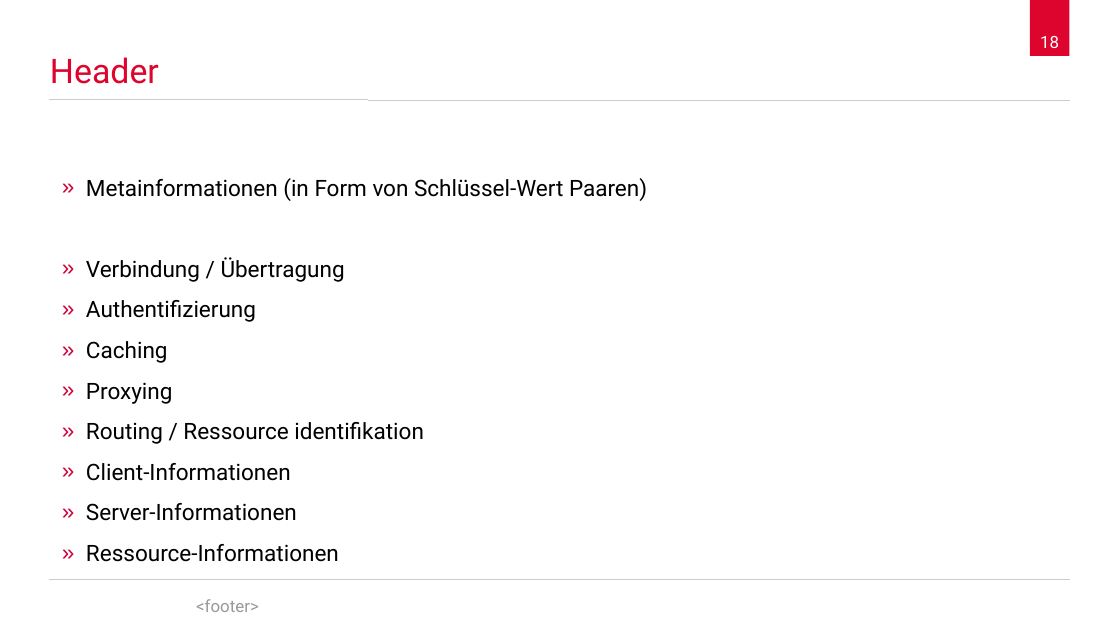
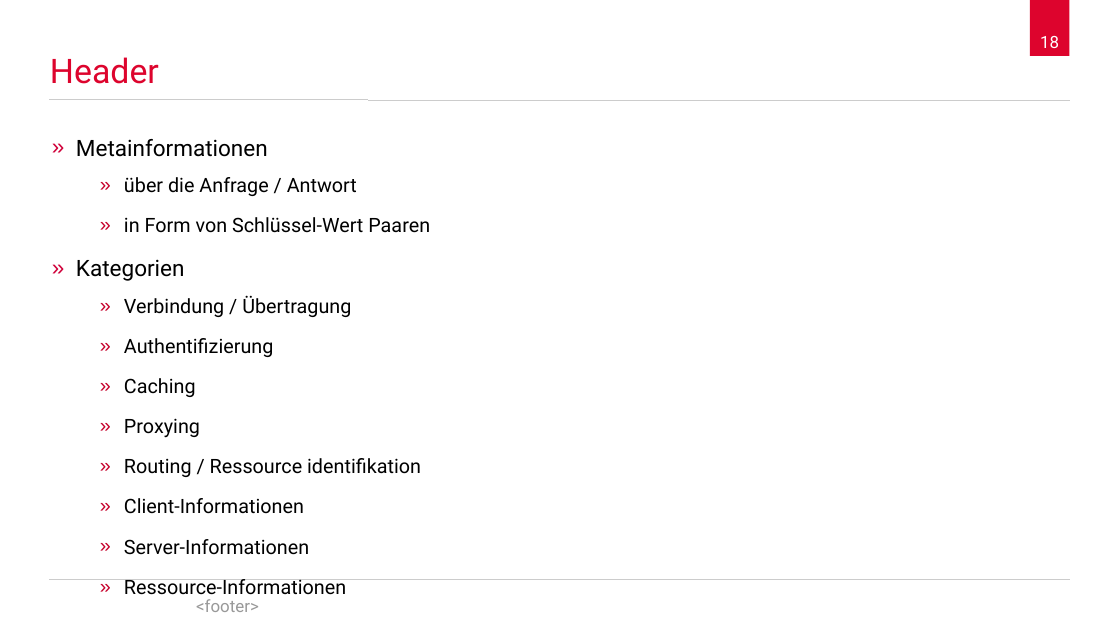
Before and after one commit to spaceone/presentations, a slide deck: slide 18 of hypertext-transfer-protocol/2017-12-05-hypertext-transfer-protocol.odp. Drawn at 1120x630 pixels with LibreOffice and Linux fonts; fonts in the diff are those of the drawing; background and template pictures are left out. Boxes give left, top, right and bottom in pixels: in the first picture for what was removed or moved away, otherwise in the second. Text is boxed around its words. In the diff, an @@ line names an element or a change of style, - is before the commit and + after.

```diff
--- a/hypertext-transfer-protocol/2017-12-05-hypertext-transfer-protocol.odp
+++ b/hypertext-transfer-protocol/2017-12-05-hypertext-transfer-protocol.odp
@@ text "Metainformationen": place and size @@
-text "Metainformationen" at bbox=[86, 178, 647, 562]
+text "Metainformationen" at bbox=[76, 139, 430, 595]
@@ text at bbox=[76, 139, 430, 281]: text changed; size 16 to 14 pt @@
-» Metainformationen (in Form von Schlüssel-Wert Paaren)
+» Metainformationen
+    » über die Anfrage / Antwort
+    » in Form von Schlüssel-Wert Paaren
+» Kategorien
@@ text at bbox=[124, 295, 421, 595]: size 16 to 14 pt in "Verbindung / Übertragung", "Authentifizierung", "Caching", "Proxying" and 4 more places; list level 1 to 3 in "Verbindung / Übertragung"; bullet colour #D0003A to #C7022C; list level 1 to 3 in "Authentifizierung"; list level 1 to 3 in "Caching"; list level 1 to 3 in "Proxying"; list level 1 to 3 in "Routing / Ressource identifikation"; list level 1 to 3 in "Client-Informationen"; list level 1 to 3 in "Server-Informationen"; list level 1 to 3 in "Ressource-Informationen" @@
```
Also in this commit, not shown: 13 other slides changed, 1 slide added, 1 slide removed.
